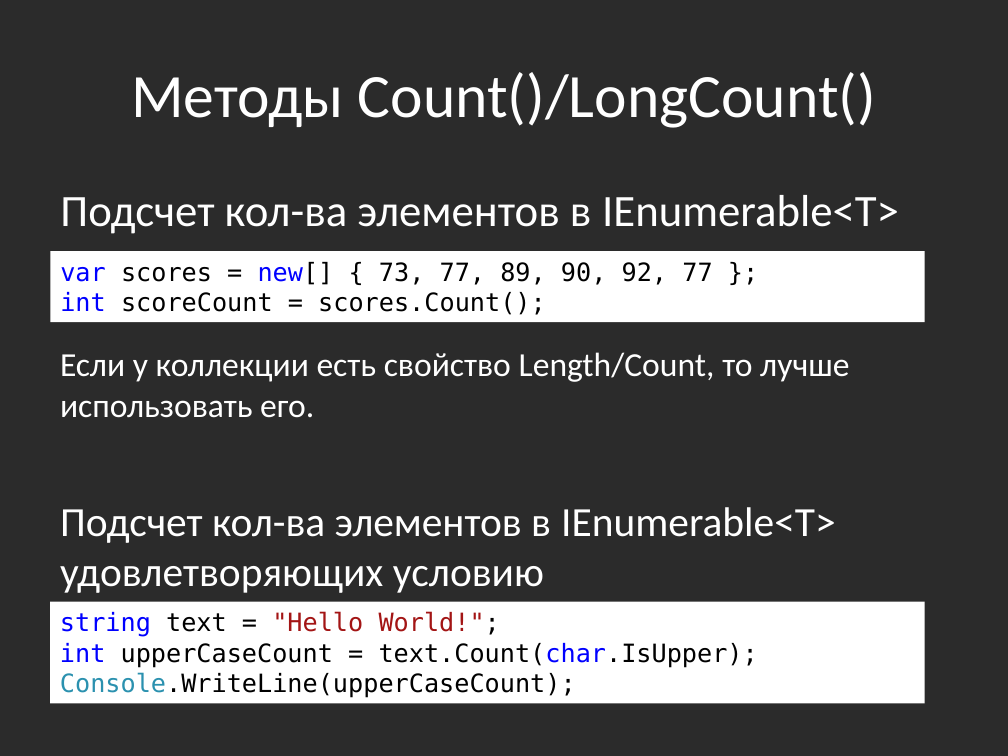
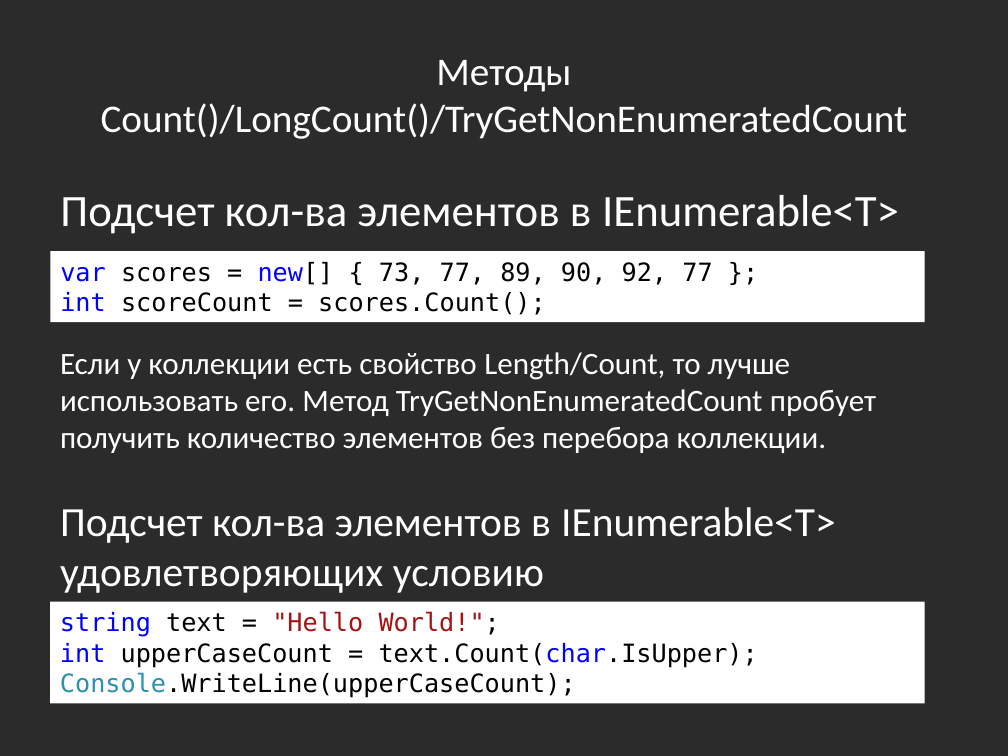
Before and after one commit to bazile/Training, a slide deck: slide 42 of Presentation/lesson-11-linq.pptx. Drawn at 1008x756 pixels with LibreOffice and Linux fonts; fonts in the diff are those of the drawing; background and template pictures are left out; a plain dark background stands for a picture behind light text. Boxes give left, top, right and bottom in pixels: in the first picture for what was removed or moved away, otherwise in the second. Text is boxed around its words. In the diff, an @@ line names an element or a change of style, - is before the commit and + after.

Commit message:
Add ToHashSet and TryGetNonEnumeratedCount

```diff
--- a/Presentation/lesson-11-linq.pptx
+++ b/Presentation/lesson-11-linq.pptx
@@ title at box(101, 60, 908, 139): text changed; size 44 to 28 pt @@
-Методы Count()/LongCount()
+Методы Count()/LongCount()/TryGetNonEnumeratedCount
@@ text at box(60, 352, 876, 453): text changed; size 24 to 22.2 pt @@
-Если у коллекции есть свойство Length/Count, то лучше использовать его.
+Если у коллекции есть свойство Length/Count, то лучше использовать его. Метод TryGetNonEnumeratedCount пробует получить количество элементов без перебора коллекции.
```
Also in this commit, not shown: 2 other slides changed.
